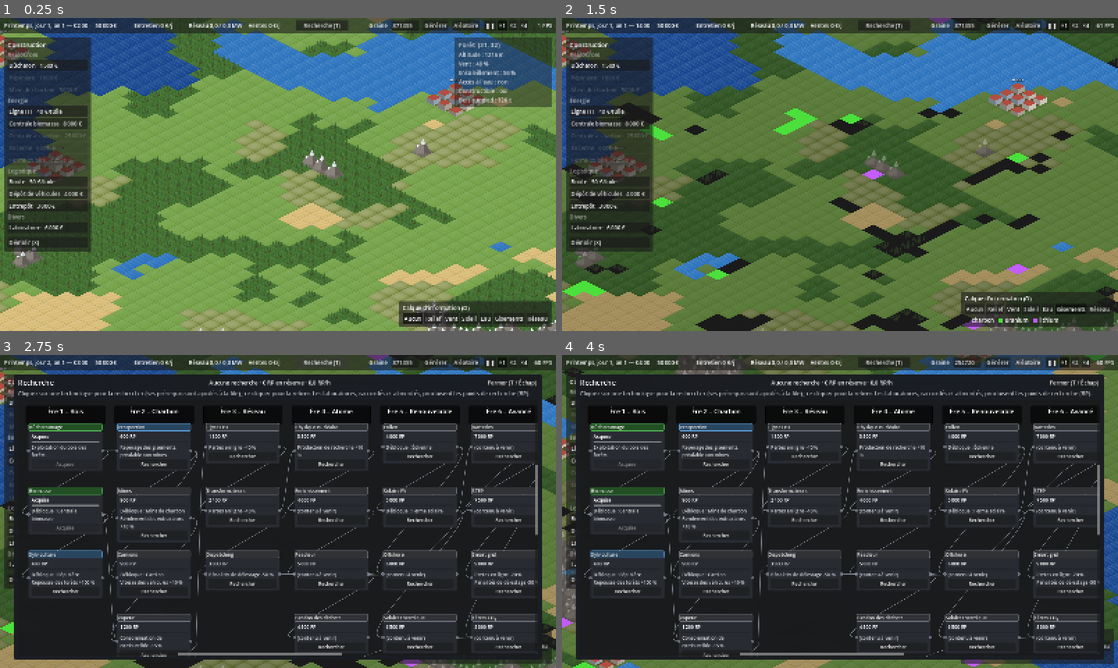
Above: before the commit, frames 1-4 (two rows, left to right).
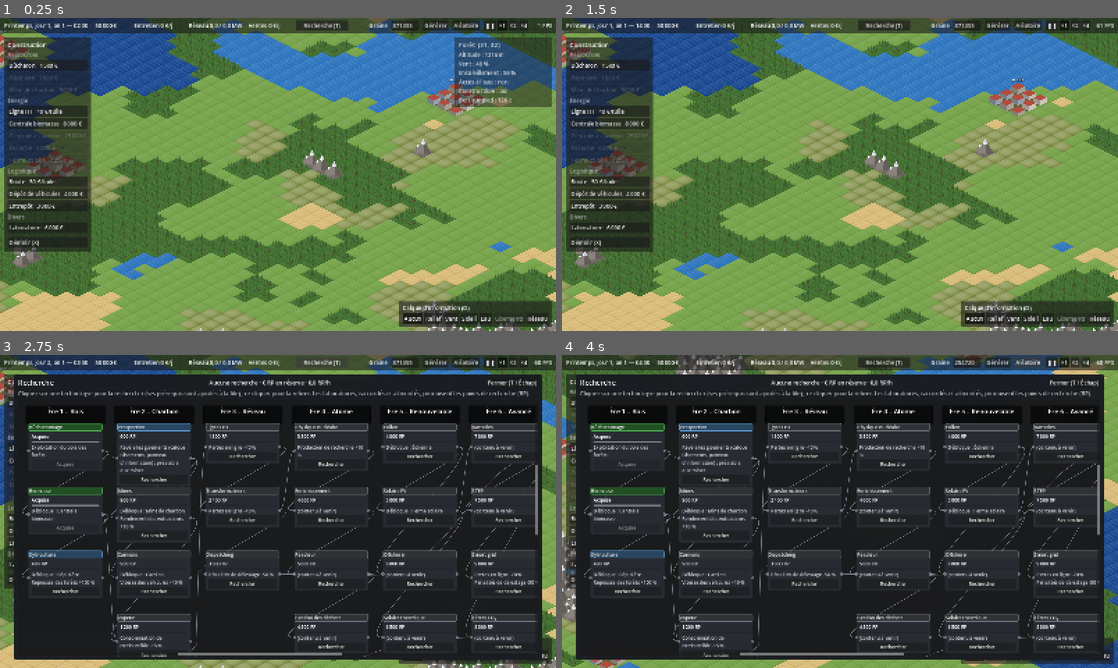
Above: after the commit, the same moments.

Repository: bmhygeos/energy
Game: Godot game, scene res://scenes/main.tscn
Same seed, same stepped clock (60 frames per second), same inputs: the game is played once before the commit and once after it.
Inputs (mouse positions are in pixels of both pictures, inside the frame that each line leads up to):
- Up to frame 1 (0.25 s): no input
- Up to frame 2 (1.5 s): click (1073, 318) at 0.5 s, where only the run before the commit has a clickable "Gisements"; click (1073, 309) at 1.25 s, where only the run before the commit has a clickable "Gisements"
- Up to frame 3 (2.75 s): click "Recherche (T)" at 2 s
- Up to frame 4 (4 s): click "Générer" at 2.75 s; click "Aléatoire" at 3.5 s

The runs differ from the first frame. In frame 1, less than 0.1% of the frame differs, in the area x 89-94%, y 95-98%; in frame 2, 63%, in the area x 0-100%, y 0-100%; in frame 3, 5.9%; in frame 4, 5.5%.

Commit message:
Gisements cachés tant que Prospection n'est pas recherchée
Calque Gisements grisé (bouton et touche O qui le saute) et ligne
« Gisement » absente du panneau d'information avant la technologie
Prospection ; description de la technologie mise à jour. Test
d'interface étendu.

Diff:
--- a/autoload/game_state.gd
+++ b/autoload/game_state.gd
@@ -3,6 +3,8 @@
 
 const DEFAULT_MAP_SIZE := Vector2i(64, 64)
 const DEFAULT_START_MONEY := 50_000
+## Technologie qui révèle les gisements.
+const PROSPECTING_TECH := &"prospecting"
 
 var map_size: Vector2i = DEFAULT_MAP_SIZE
 var world_map: WorldMap
@@ -88,6 +90,11 @@
 	return logistics.buy_error(depot, def, money)
 
 
+## Les gisements ne sont connus qu'après la technologie Prospection.
+func deposits_revealed() -> bool:
+	return research != null and research.is_known(PROSPECTING_TECH)
+
+
 ## Met une technologie en recherche (avec ses prérequis manquants).
 func enqueue_research(id: StringName) -> void:
 	_on_techs_done(research.enqueue(id))
--- a/data/techs/prospecting.tres
+++ b/data/techs/prospecting.tres
@@ -6,7 +6,7 @@
 script = ExtResource("1_def")
 id = &"prospecting"
 display_name = "Prospection"
-description = "Repérage des gisements, préalable aux mines."
+description = "Révèle les gisements (calque Gisements, panneau d'information) ; préalable aux mines."
 era = 2
 cost = 600
 prerequisites = Array[StringName]([&"woodcutting"])
--- a/scenes/ui/hud.gd
+++ b/scenes/ui/hud.gd
@@ -44,7 +44,9 @@
 	EventBus.overlay_changed.connect(_on_overlay_changed)
 	EventBus.grid_stepped.connect(_on_grid)
 	EventBus.research_changed.connect(_refresh_research)
-	EventBus.tech_unlocked.connect(func(_t: TechDef) -> void: _refresh_research())
+	EventBus.tech_unlocked.connect(func(_t: TechDef) -> void:
+		_refresh_research()
+		_refresh_overlay_locks())
 	_research_button.pressed.connect(func() -> void: get_node("../TechTree").toggle())
 	for sig: Signal in [EventBus.building_completed, EventBus.building_removed]:
 		sig.connect(func(_b: Building) -> void: _refresh_upkeep())
@@ -66,8 +68,25 @@
 func _unhandled_input(event: InputEvent) -> void:
 	if event.is_action_pressed("overlay_cycle"):
 		var next := (_overlay_mode + 1) % OverlayLayer.Mode.size()
+		if _overlay_locked(next):
+			next = (next + 1) % OverlayLayer.Mode.size()
 		EventBus.overlay_changed.emit(next)
 		get_viewport().set_input_as_handled()
+
+
+## Calque inaccessible faute de technologie (gisements avant Prospection).
+func _overlay_locked(mode: int) -> bool:
+	return mode == OverlayLayer.Mode.DEPOSITS and not GameState.deposits_revealed()
+
+
+func _refresh_overlay_locks() -> void:
+	for mode in _overlay_buttons.size():
+		var locked := _overlay_locked(mode)
+		_overlay_buttons[mode].disabled = locked
+		_overlay_buttons[mode].tooltip_text = "Nécessite la technologie : %s (T)" % \
+			TechDb.get_def(GameState.PROSPECTING_TECH).display_name if locked else ""
+	if _overlay_locked(_overlay_mode):
+		EventBus.overlay_changed.emit(OverlayLayer.Mode.NONE)
 
 
 func _build_overlay_buttons() -> void:
@@ -153,6 +172,8 @@
 
 func _on_game_started(seed_value: int) -> void:
 	_seed_edit.text = str(seed_value)
+	if not _overlay_buttons.is_empty():
+		_refresh_overlay_locks()
 	_refresh_upkeep()
 	_refresh_research()
 	_on_grid(PowerGrid.Report.new())
--- a/scenes/ui/tile_info_panel.gd
+++ b/scenes/ui/tile_info_panel.gd
@@ -76,7 +76,7 @@
 	if map.terrain[i] == TerrainDef.Type.FOREST:
 		lines.append("Bois sur pied : %s t" % Format.thousands(roundi(map.wood[i])))
 	var kind := map.deposit[i]
-	if kind != WorldMap.Deposit.NONE:
+	if kind != WorldMap.Deposit.NONE and GameState.deposits_revealed():
 		lines.append("Gisement : %s, %s t" % [
 			WorldMap.DEPOSIT_NAMES[kind], Format.thousands(roundi(map.deposit_amount[i]))])
 	if GameState.roads.has_road(cell):
--- a/scenes/world/overlay_layer.gd
+++ b/scenes/world/overlay_layer.gd
@@ -68,6 +68,8 @@
 		Mode.GRID:
 			return _grid_color(map.cell_of(i))
 		Mode.DEPOSITS:
+			if not GameState.deposits_revealed():
+				return Color.TRANSPARENT
 			var kind := map.deposit[i]
 			if kind == WorldMap.Deposit.NONE:
 				return Color(0, 0, 0, 0.25) if not water else Color.TRANSPARENT
--- a/tools/ui_click_test.gd
+++ b/tools/ui_click_test.gd
@@ -52,6 +52,21 @@
 	await _click(Vector2(800, 500))
 	_check(_map_view._selected.x >= 0, "tuile sélectionnée au clic")
 
+	var hud: Node = root.get_node("Main/HUD")
+	# Indices de OverlayLayer.Mode (non référençable ici : le script est compilé
+	# avant les autoloads).
+	var deposits_mode := 5
+	var deposits_button: Button = hud._overlay_buttons[deposits_mode]
+	_check(deposits_button.disabled, "calque Gisements verrouillé avant Prospection")
+	var o_key := InputEventKey.new()
+	o_key.keycode = KEY_O
+	o_key.physical_keycode = KEY_O
+	o_key.pressed = true
+	_check(deposits_button.text == "Gisements", "bouton du calque Gisements")
+	for i in hud._overlay_buttons.size():
+		root.push_input(o_key)
+		await process_frame
+		_check(hud._overlay_mode != deposits_mode, "O saute le calque Gisements")
 	var mine_button: Button = null
 	for b in root.get_node("Main/BuildMenu").find_children("*", "Button", true, false):
 		if (b as Button).text.begins_with("Mine de charbon"):
@@ -81,6 +96,7 @@
 	for i in 2:
 		await process_frame
 	_check(not mine_button.disabled, "mine déverrouillée après la recherche")
+	_check(not deposits_button.disabled, "calque Gisements disponible après Prospection")
 	root.push_input(esc)
 	await process_frame
 	_check(not tree.is_open(), "Échap ferme l'arbre")
Not shown, changed: README.md
